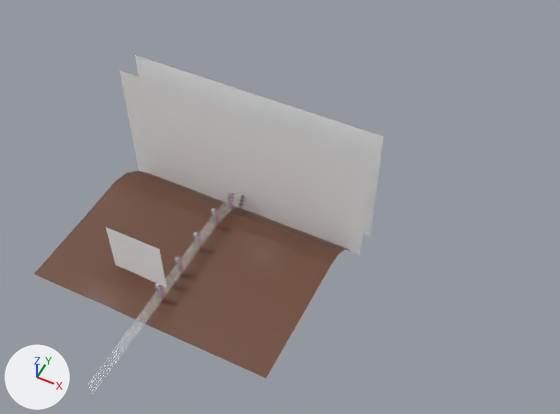
One commit to the glTF model GoDotPrj/scene.glb: the scene before it, then after it.
Rendered twice from a 50 mm lens placed at (16.9, -19.2, 35.3), pointed at (4.2, 6.3, 3.6). Lighting does not change. The marker at lower left points along +X, +Y and +Z. Where no turn or scale is listed for an object, it has been applied to the vertices.

The older version as bpy lines, for what is in view:
```python
ob_fence = bpy.data.objects.new('fence', me_cube_006)
ob_fence.location = (0.0, 0.0, 0.0)
ob_lama = bpy.data.objects.new('lama', me_plane_002)
ob_lama.location = (-1.88, 0.89, 0.0)
ob_mountais = bpy.data.objects.new('mountais', me_plane_004)
ob_mountais.location = (0.0, 9.48, 1.0)
ob_mountais.rotation_euler = (1.571, 0.0, 0.0)  # degrees (90, 0, 0)
ob_terrain = bpy.data.objects.new('Terrain', me_plane)
ob_terrain.location = (0.0, 0.0, 0.0)
# also in view: 'mountais_closer' at (0.0, 9.5, 2.1)
```
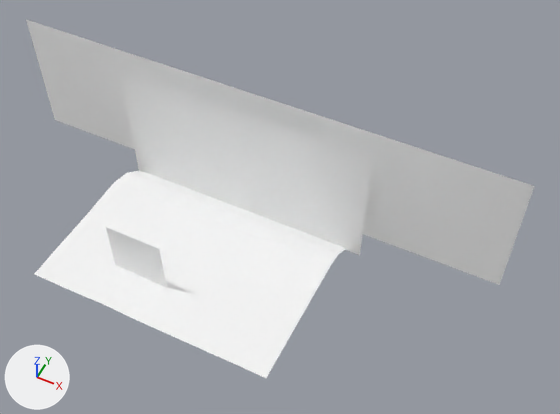
Where the change shows, as pixel boxes (x1, y1, x2, y2) in the pictures (560 x 414 px):
'Terrain', recoloured, surface changed (brown to white)
    both: (34, 171, 349, 378)
'mountais', rescaled (104% wider, 46% taller)
    before: (135, 55, 383, 237)
    after: (26, 19, 534, 285)
'fence', deleted
    before: (88, 191, 246, 395)
    faces in mat_fence_electric_wire (white #e7e7e7): (88, 191, 246, 395)
    faces in mat_fence_electric_chrome_darker (grey #76787c): (156, 195, 244, 302)

Edits to the bpy script that builds the scene:
```text
Change mat_terrain_mat:
    mat_terrain_mat.base_color: (0.163, 0.0718, 0.0427) -> (1.0, 1.0, 1.0)  # brown #704c3a -> white #ffffff
    mat_terrain_mat.metallic: 0.0 -> 1.0
Change ob_mountais:
    ob_mountais.scale: (1.0, 1.0, 1.0) -> (2.03, 1.0, 1.0)
Remove ob_fence:
    ob_fence = bpy.data.objects.new('fence', me_cube_006)
    ob_fence.location = (0.0, 0.0, 0.0)
```
